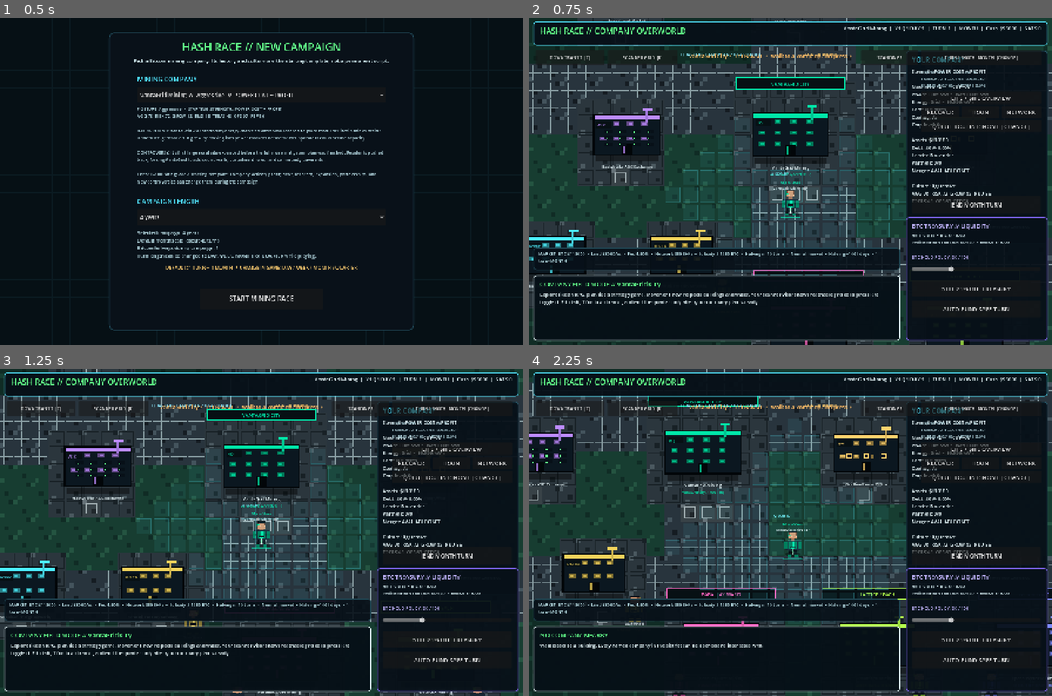
Above: before the commit, frames 1-4 (two rows, left to right).
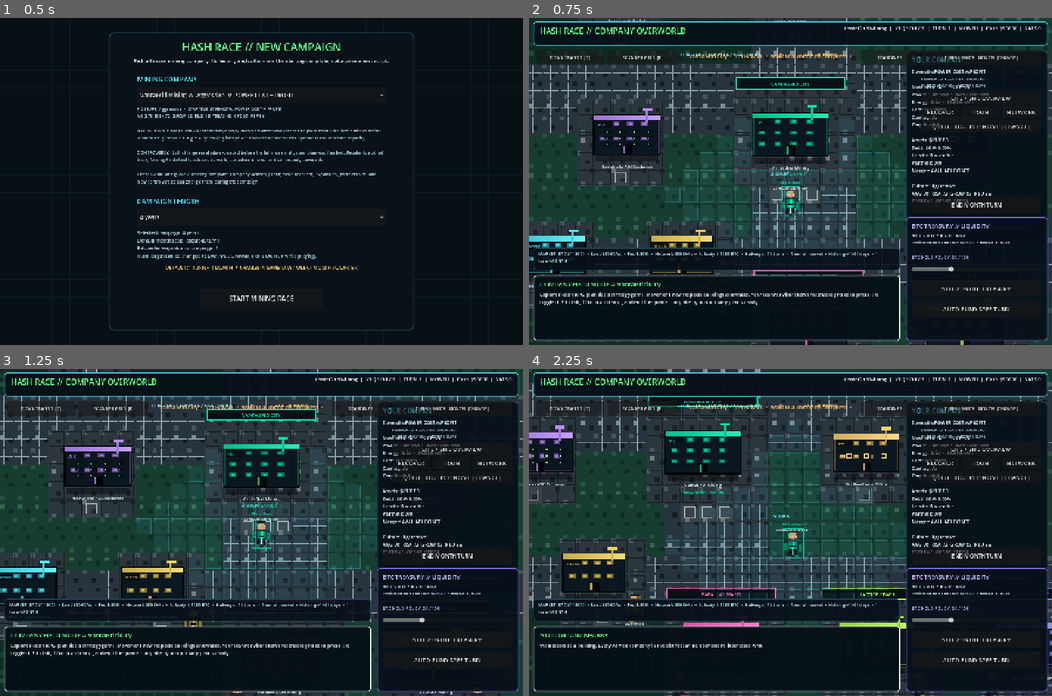
Above: after the commit, the same moments.

Repository: 1freetech/HashRace
Game: Godot game, scene res://scenes/campaign_setup.tscn
Same seed, same stepped clock (60 frames per second), same inputs: the game is played once before the commit and once after it.
Inputs (mouse positions are in pixels of both pictures, inside the frame that each line leads up to):
- Up to frame 1 (0.5 s): no input
- Up to frame 2 (0.75 s): click "START MINING RACE" at 0.5 s
- Up to frame 3 (1.25 s): no input
- Up to frame 4 (2.25 s): tap E at 1.25, 1.35, 2 s; move the mouse to (905, 516) at 1.27 s; hold D 1.28-2.03 s; click (905, 516) at 1.42 s; tap Space at 1.52 s; move the mouse to (685, 548) at 2.02 s; hold S from 2.03 s (still down); tap Enter at 2.1 s

Frame 1 is identical in both runs. In frame 2, 4.0% of the frame differs, in the area x 0-100%, y 0-100%; in frame 3, 3.6%; in frame 4, 4.0%.

Commit message:
Hash Race v0.030 adds a nine-source 2D visual stack. The pixel world now has procedural terrain variation, crisp lines, zoom-stable strokes, shaded quads, polygon cooling fans, layered outlines, and subtle pixel-snapped character motion while keeping mining economics and existing pass/fail rules unchanged.

Diff:
--- a/Godot/scripts/validate_overworld.gd
+++ b/Godot/scripts/validate_overworld.gd
@@ -31,6 +31,7 @@
         "debug_company_rep_count", "debug_partner_rep_count", "debug_town_count", "debug_player_rep_name",
         "debug_has_land_market", "debug_grid_navigation_ready", "debug_grid_path_exists",
         "debug_gbc_map_ready", "debug_gbc_road_tiles", "debug_tile_ops_changed",
+        "debug_visual_stack_ready", "debug_visual_reference_count",
         "debug_rpg_collision_ready", "debug_scanner_reachable_count", "debug_rep_animation_state",
         "debug_range_limited_path_exists", "debug_company_personality_ready", "debug_rival_personality_count",
         "debug_personality_ratings_in_range", "debug_culture_effects_ready", "debug_culture_effects_are_material",
@@ -76,6 +77,12 @@
         return
     if int(scene.call("debug_tile_ops_changed")) <= 0:
         _fail("ported tilemap operations did not modify the live map")
+        return
+    if not bool(scene.call("debug_visual_stack_ready")):
+        _fail("nine-source 2D visual stack contract failed")
+        return
+    if int(scene.call("debug_visual_reference_count")) != 9:
+        _fail("expected exactly nine 2D visual reference techniques")
         return
     if not bool(scene.call("debug_rpg_collision_ready")):
         _fail("RPG collision grid does not recognize a blocked world cell")
@@ -146,5 +153,5 @@
         _fail("confirmed turn settlement did not advance the turn")
         return
 
-    print("HASH RACE OVERWORLD PASS: live world initialized with collision-safe movement, scanner navigation, ten mining towns, external partner firms, 0-100 company personalities, material cu …(144 unchanged characters)…
+    print("HASH RACE OVERWORLD PASS: live world initialized with collision-safe movement, scanner navigation, ten mining towns, external partner firms, nine-source 2D visual stack, 0-100 company personalities, material cu …(144 unchanged characters)…
     quit(0)
--- /dev/null
+++ b/Godot/scripts/visual_reference_stack.gd
@@ -0,0 +1,96 @@
+extends RefCounted
+
+# Hash Race v0.030 visual-reference utility.
+# Each helper independently adapts one small, general 2D rendering technique
+# observed in the listed upstream projects. No third-party runtime is bundled.
+# Spine and Luxor are treated as concept references only because GitHub does not
+# report a standard SPDX license for those repositories.
+
+const SOURCE_COUNT: int = 9
+const SOURCE_KEYS := [
+	"pixijs_round_pixels",
+	"graphite_procedural_texture",
+	"twojs_screen_stroke",
+	"zrender_subpixel_line",
+	"galacean_lerp",
+	"spine_mix_concept",
+	"simple2d_colored_quad",
+	"luxor_regular_polygon_concept",
+	"vger_layered_stroke",
+]
+
+# PixiJS element: round render positions to whole pixels for crisp sprites.
+static func snap_to_pixel(pos: Vector2) -> Vector2:
+	return Vector2(round(pos.x), round(pos.y))
+
+# Graphite element: deterministic procedural texture/noise variation.
+static func procedural_noise(cell: Vector2i, seed: int = 0) -> float:
+	var hashed: int = absi(cell.x * 92821 + cell.y * 68917 + seed * 31337)
+	return float(hashed % 1009) / 1008.0
+
+# Two.js element: keep a visual stroke approximately constant on screen even
+# when the world camera zoom changes.
+static func constant_screen_stroke(screen_width: float, camera_zoom: float) -> float:
+	return maxf(1.0, screen_width / maxf(absf(camera_zoom), 0.001))
+
+# zrender element: shift odd-width lines to a half-pixel boundary so horizontal
+# and vertical marks remain crisp rather than being blurred across two pixels.
+static func crisp_line(from: Vector2, to: Vector2, width: float) -> PackedVector2Array:
+	var rounded_width: int = maxi(1, int(round(width)))
+	var offset: float = 0.5 if rounded_width % 2 == 1 else 0.0
+	return PackedVector2Array([
+		Vector2(floor(from.x) + offset, floor(from.y) + offset),
+		Vector2(floor(to.x) + offset, floor(to.y) + offset),
+	])
+
+# Galacean element: explicit linear interpolation, used for visible light and
+# pose transitions.
+static func lerp_number(start: float, end: float, t: float) -> float:
+	var blend: float = clampf(t, 0.0, 1.0)
+	return start + (end - start) * blend
+
+# Spine runtime concept only: normalized mix time. This is an independent
+# implementation of the general animation-blending idea; no Spine code is copied.
+static func mix_alpha(elapsed: float, duration: float) -> float:
+	if duration <= 0.0:
+		return 1.0
+	return clampf(elapsed / duration, 0.0, 1.0)
+
+# Simple2D element: a quad rendered from four vertices with per-corner colors.
+static func quad_points(rect: Rect2) -> PackedVector2Array:
+	return PackedVector2Array([
+		rect.position,
+		rect.position + Vector2(rect.size.x, 0.0),
+		rect.end,
+		rect.position + Vector2(0.0, rect.size.y),
+	])
+
+static func quad_colors(start: Color, end: Color) -> PackedColorArray:
+	return PackedColorArray([start, end, end, start])
+
+# Luxor element concept: construct a regular n-gon from radius, side count and
+# orientation. This is independently implemented geometry, not copied source.
+static func regular_polygon(center: Vector2, radius: float, sides: int, orientation: float = 0.0) -> PackedVector2Array:
+	var count: int = maxi(3, sides)
+	var points := PackedVector2Array()
+	for i in range(count):
+		var angle: float = orientation + TAU * float(i) / float(count)
+		points.append(center + Vector2(cos(angle), sin(angle)) * radius)
+	return points
+
+# Vger element: layered fill/stroke presentation. The actual CanvasItem drawing
+# stays in world_gbc.gd; this helper returns the inset rectangle for the second
+# stroke so the style remains consistent.
+static func inner_stroke_rect(rect: Rect2, gap: float) -> Rect2:
+	return rect.grow(-maxf(1.0, gap))
+
+static func source_contract_ready() -> bool:
+	var snapped: Vector2 = snap_to_pixel(Vector2(1.4, 2.6))
+	var polygon: PackedVector2Array = regular_polygon(Vector2.ZERO, 10.0, 6)
+	var noise: float = procedural_noise(Vector2i(7, 11), 3)
+	return SOURCE_KEYS.size() == SOURCE_COUNT \
+		and snapped == Vector2(1.0, 3.0) \
+		and polygon.size() == 6 \
+		and noise >= 0.0 and noise <= 1.0 \
+		and is_equal_approx(lerp_number(0.0, 10.0, 0.5), 5.0) \
+		and is_equal_approx(mix_alpha(0.5, 1.0), 0.5)
--- a/Godot/scripts/world_gbc.gd
+++ b/Godot/scripts/world_gbc.gd
@@ -7,6 +7,7 @@
 
 const GBPaint = preload("res://scripts/gbstudio_paint.gd")
 const TileOps = preload("res://scripts/tilemap_studio_ops.gd")
+const VisualStack = preload("res://scripts/visual_reference_stack.gd")
 
 const ART_TILE_SIZE: float = 48.0
 const TILE_GRASS: int = 0
@@ -46,7 +47,7 @@
 	_build_art_tilemap()
 	_open_message(
 		"PIXEL GRID ONLINE // %s" % _current_town_name(),
-		"Hash Race now uses a tile-built company world. Roads, lots, water and grass are aligned to a Game Boy-style grid while the business simulation remains modern. Walk with WASD/arrows, click open gro …(62 unchanged characters)…
+		"Hash Race now uses a tile-built company world with a nine-source 2D visual stack. Roads, lots, water and grass stay aligned to the pixel grid while facilities, props and representatives gain sharper outlines, richer shading and motion. Walk with WASD/arrows, click open gro …(62 unchanged characters)…
 	)
 	queue_redraw()
 
@@ -109,7 +110,7 @@
 		_draw_entity(entity, i)
 	_draw_rep()
 	draw_string(ThemeDB.fallback_font, Vector2(1110.0, 278.0), "HASH RACE // PIXEL TECH CORRIDOR", HORIZONTAL_ALIGNMENT_LEFT, -1, 25, Color("d5fbff"))
-	draw_string(ThemeDB.fallback_font, Vector2(1110.0, 306.0), "GRID TOWNS • ASIC MARKETS • POWER • CAPITAL", HORIZONTAL_ALIGNMENT_LEFT, -1, 11, Color("77b9c4"))
+	draw_string(ThemeDB.fallback_font, Vector2(1110.0, 306.0), "GRID TOWNS • ASIC MARKETS • POWER • CAPITAL • 2D STACK", HORIZONTAL_ALIGNMENT_LEFT, -1, 11, Color("77b9c4"))
 
 func _draw_pixel_tile_world() -> void:
 	if not gbc_map_ready:
@@ -125,7 +126,7 @@
 			_draw_art_tile(Vector2i(x, y), int(art_cells.get(Vector2i(x, y), TILE_GRASS)))
 
 func _draw_art_tile(cell: Vector2i, tile_id: int) -> void:
-	var p: Vector2 = Vector2(float(cell.x) * ART_TILE_SIZE, float(cell.y) * ART_TILE_SIZE)
+	var p: Vector2 = VisualStack.snap_to_pixel(Vector2(float(cell.x) * ART_TILE_SIZE, float(cell.y) * ART_TILE_SIZE))
 	var rect: Rect2 = Rect2(p, Vector2(ART_TILE_SIZE + 1.0, ART_TILE_SIZE + 1.0))
 	var c0: Color = GBC_GRASS_0
 	var c1: Color = GBC_GRASS_1
@@ -146,24 +147,29 @@
 			pass
 
 	draw_rect(rect, c1, true)
-	# Four-shade pixel texture: deterministic and intentionally chunky.
+	# Graphite-inspired procedural variation removes obvious checker repetition
+	# while staying deterministic for every logical tile.
 	var mini: float = ART_TILE_SIZE / 4.0
-	if (cell.x + cell.y) % 2 == 0:
+	var noise_value: float = VisualStack.procedural_noise(cell, tile_id * 19 + 7)
+	if noise_value < 0.34:
 		draw_rect(Rect2(p + Vector2(0.0, 0.0), Vector2(mini, mini)), c2, true)
 		draw_rect(Rect2(p + Vector2(mini * 2.0, mini * 2.0), Vector2(mini, mini)), c0, true)
-	else:
+	elif noise_value < 0.67:
 		draw_rect(Rect2(p + Vector2(mini * 3.0, 0.0), Vector2(mini, mini)), c0, true)
 		draw_rect(Rect2(p + Vector2(mini, mini * 3.0), Vector2(mini, mini)), c2, true)
+	else:
+		draw_rect(Rect2(p + Vector2(mini, mini), Vector2(mini, mini)), c3.darkened(0.12), true)
+		draw_rect(Rect2(p + Vector2(mini * 3.0, mini * 2.0), Vector2(mini, mini)), c0, true)
 
 	if tile_id == TILE_ROAD:
 		_draw_road_connections(cell, p, c3)
 	elif tile_id == TILE_WATER:
-		draw_line(p + Vector2(8.0, 15.0), p + Vector2(28.0, 15.0), c3, 3.0)
-		draw_line(p + Vector2(20.0, 34.0), p + Vector2(43.0, 34.0), c2, 3.0)
+		_draw_crisp_line(p + Vector2(8.0, 15.0), p + Vector2(28.0, 15.0), c3, 3.0)
+		_draw_crisp_line(p + Vector2(20.0, 34.0), p + Vector2(43.0, 34.0), c2, 3.0)
 	elif tile_id == TILE_LOT:
-		draw_rect(Rect2(p + Vector2(4.0, 4.0), Vector2(40.0, 40.0)), c0, false, 2.0)
+		draw_rect(Rect2(p + Vector2(4.0, 4.0), Vector2(40.0, 40.0)), c0, false, _screen_stroke(2.0))
 	elif tile_id == TILE_PLAZA:
-		draw_rect(Rect2(p + Vector2(10.0, 10.0), Vector2(28.0, 28.0)), c3, false, 2.0)
+		draw_rect(Rect2(p + Vector2(10.0, 10.0), Vector2(28.0, 28.0)), c3, false, _screen_stroke(2.0))
 
 func _draw_road_connections(cell: Vector2i, p: Vector2, marking: Color) -> void:
 	var center: Vector2 = p + Vector2(ART_TILE_SIZE * 0.5, ART_TILE_SIZE * 0.5)
@@ -172,32 +178,51 @@
 	var up_road: bool = int(art_cells.get(cell + Vector2i.UP, -1)) == TILE_ROAD
 	var down_road: bool = int(art_cells.get(cell + Vector2i.DOWN, -1)) == TILE_ROAD
 	if left_road or right_road:
-		draw_line(center + Vector2(-22.0, 0.0), center + Vector2(22.0, 0.0), marking, 2.0)
+		_draw_crisp_line(center + Vector2(-22.0, 0.0), center + Vector2(22.0, 0.0), marking, 2.0)
 	if up_road or down_road:
-		draw_line(center + Vector2(0.0, -22.0), center + Vector2(0.0, 22.0), marking, 2.0)
+		_draw_crisp_line(center + Vector2(0.0, -22.0), center + Vector2(0.0, 22.0), marking, 2.0)
 	if not (left_road or right_road or up_road or down_road):
 		draw_rect(Rect2(center - Vector2(3.0, 3.0), Vector2(6.0, 6.0)), marking, true)
 
 func _draw_pixel_town_labels() -> void:
 	for raw_zone in town_zones:
 		var zone: Dictionary = raw_zone
-		var center: Vector2 = zone["center"]
+		var center: Vector2 = VisualStack.snap_to_pixel(zone["center"])
 		var profile_idx: int = int(zone["profile_idx"])
 		var accent: Color = COMPANY_ACCENTS[profile_idx]
 		var sign_rect: Rect2 = Rect2(center + Vector2(-150.0, -170.0), Vector2(300.0, 30.0))
-		draw_rect(sign_rect, GBC_INK, true)
-		draw_rect(sign_rect, accent, false, 3.0)
+		_draw_layered_stroke_rect(sign_rect, GBC_INK, accent, accent.darkened(0.55), 3.0)
 		draw_string(ThemeDB.fallback_font, center + Vector2(-142.0, -148.0), String(zone["town"]).to_upper(), HORIZONTAL_ALIGNMENT_CENTER, 284.0, 13, accent)
 
 func _draw_world_props_pixel() -> void:
-	# Solar field: repeated pixel modules.
+	# Simple2D-inspired colored quads give the solar field readable light falloff.
 	for row in range(2):
 		for col in range(5):
-			var p: Vector2 = Vector2(2130.0 + float(col) * 48.0, 245.0 + float(row) * 38.0)
-			draw_rect(Rect2(p, Vector2(38.0, 26.0)), Color("0c2030"), true)
-			draw_rect(Rect2(p + Vector2(4.0, 4.0), Vector2(30.0, 18.0)), Color("245985"), true)
-			draw_line(p + Vector2(19.0, 4.0), p + Vector2(19.0, 22.0), Color("61a8cf"), 2.0)
-	# Substation pylons become chunky readable silhouettes.
+			var p: Vector2 = VisualStack.snap_to_pixel(Vector2(2130.0 + float(col) * 48.0, 245.0 + float(row) * 38.0))
+			var panel_rect := Rect2(p, Vector2(38.0, 26.0))
+			draw_polygon(VisualStack.quad_points(panel_rect), VisualStack.quad_colors(Color("122d45"), Color("367eb0")))
+			draw_rect(panel_rect, Color("071018"), false, _screen_stroke(2.0))
+			_draw_crisp_line(p + Vector2(19.0, 4.0), p + Vector2(19.0, 22.0), Color("76c1e2"), 2.0)
+			_draw_crisp_line(p + Vector2(4.0, 13.0), p + Vector2(34.0, 13.0), Color("4b94bc"), 1.0)
+
+	# Luxor regular-polygon concept + Galacean lerp + Spine-style mix concept:
+	# animated octagonal cooling fans make the industrial campus feel alive.
+	var cycle: float = fmod(float(Time.get_ticks_msec()), 900.0)
+	var mirrored: float = cycle if cycle <= 450.0 else 900.0 - cycle
+	var mix: float = VisualStack.mix_alpha(mirrored, 450.0)
+	var glow_alpha: float = VisualStack.lerp_number(0.42, 0.95, mix)
+	for center in [Vector2(2200.0, 760.0), Vector2(2270.0, 760.0), Vector2(2340.0, 760.0)]:
+		var fan_center: Vector2 = VisualStack.snap_to_pixel(center)
+		var housing: PackedVector2Array = VisualStack.regular_polygon(fan_center, 27.0, 8, PI / 8.0)
+		draw_colored_polygon(housing, Color("132832"))
+		_draw_polygon_outline(housing, Color("4b7380"), 2.0)
+		for blade in range(4):
+			var angle: float = mix * TAU + float(blade) * PI / 2.0
+			var tip: Vector2 = fan_center + Vector2(cos(angle), sin(angle)) * 18.0
+			_draw_crisp_line(fan_center, tip, Color(0.32, 0.88, 1.0, glow_alpha), 3.0)
+		draw_circle(fan_center, 4.0, Color("071018"))
+
+	# Substation pylons become chunky readable silhouettes with crisp conductors.
 	for x in [660.0, 760.0, 1760.0, 1860.0]:
 		draw_rect(Rect2(x - 5.0, 700.0, 10.0, 80.0), Color("6f8188"), true)
 		draw_rect(Rect2(x - 22.0, 720.0, 44.0, 8.0), Color("98a7aa"), true)
@@ -205,8 +230,14 @@
 		draw_rect(Rect2(x + 11.0, 732.0, 7.0, 7.0), Color("ffbd66"), true)
 
 func _draw_tech_rep(pos: Vector2, accent: Color, scanner: String, is_player: bool) -> void:
-	# Original 4-shade pixel-techwear sprite. Each block is deliberately aligned
-	# to a small pixel grid so the character reads like a handheld-era RPG sprite.
+	# PixiJS-style pixel snapping keeps the sprite crisp. Galacean-style lerp and
+	# a Spine-inspired normalized mix create a tiny breathing/step transition.
+	var cycle: float = fmod(float(Time.get_ticks_msec()), 600.0)
+	var mirrored: float = cycle if cycle <= 300.0 else 600.0 - cycle
+	var pose_mix: float = VisualStack.mix_alpha(mirrored, 300.0)
+	var bob: float = round(VisualStack.lerp_number(0.0, -2.0, pose_mix))
+	var step: int = int(round(VisualStack.lerp_number(0.0, 1.0, pose_mix)))
+	var draw_pos: Vector2 = VisualStack.snap_to_pixel(pos + Vector2(0.0, bob))
 	var px: float = 4.0
 	var skin0: Color = Color("7b4c38")
 	var skin1: Color = Color("a86f52")
@@ -215,36 +246,37 @@
 	var cloth1: Color = Color("172633")
 	var cloth2: Color = accent.darkened(0.45)
 	var cloth3: Color = accent
-	draw_ellipse_shadow(pos + Vector2(0.0, 31.0), 20.0, 7.0)
-
-	# Boots / legs.
-	_draw_px(pos, -3, 4, 2, 5, px, cloth0)
-	_draw_px(pos, 1, 4, 2, 5, px, cloth0)
-	_draw_px(pos, -4, 8, 3, 2, px, cloth2)
-	_draw_px(pos, 1, 8, 3, 2, px, cloth2)
+	draw_ellipse_shadow(VisualStack.snap_to_pixel(pos + Vector2(0.0, 31.0)), 20.0, 7.0)
+
+	# Boots / legs alternate by one pixel-grid row for subtle motion.
+	_draw_px(draw_pos, -3, 4, 2, 5, px, cloth0)
+	_draw_px(draw_pos, 1, 4, 2, 5, px, cloth0)
+	_draw_px(draw_pos, -4, 8 + step, 3, 2, px, cloth2)
+	_draw_px(draw_pos, 1, 9 - step, 3, 2, px, cloth2)
 	# Jacket / shoulders.
-	_draw_px(pos, -5, -2, 10, 7, px, cloth1)
-	_draw_px(pos, -6, -1, 2, 5, px, cloth2)
-	_draw_px(pos, 4, -1, 2, 5, px, cloth2)
-	_draw_px(pos, -3, -1, 6, 5, px, cloth2)
-	_draw_px(pos, 0, -1, 1, 5, px, cloth3)
-	_draw_px(pos, -2, 2, 4, 1, px, cloth0)
+	_draw_px(draw_pos, -5, -2, 10, 7, px, cloth1)
+	_draw_px(draw_pos, -6, -1 + step, 2, 5, px, cloth2)
+	_draw_px(draw_pos, 4, step, 2, 5, px, cloth2)
+	_draw_px(draw_pos, -3, -1, 6, 5, px, cloth2)
+	_draw_px(draw_pos, 0, -1, 1, 5, px, cloth3)
+	_draw_px(draw_pos, -2, 2, 4, 1, px, cloth0)
 	# Neck/head/hair.
-	_draw_px(pos, -1, -4, 2, 2, px, skin1)
-	_draw_px(pos, -3, -8, 6, 5, px, skin2)
-	_draw_px(pos, -3, -8, 6, 1, px, cloth0)
-	_draw_px(pos, -3, -7, 1, 2, px, skin0)
-	_draw_px(pos, 2, -7, 1, 2, px, skin0)
+	_draw_px(draw_pos, -1, -4, 2, 2, px, skin1)
+	_draw_px(draw_pos, -3, -8, 6, 5, px, skin2)
+	_draw_px(draw_pos, -3, -8, 6, 1, px, cloth0)
+	_draw_px(draw_pos, -3, -7, 1, 2, px, skin0)
+	_draw_px(draw_pos, 2, -7, 1, 2, px, skin0)
 	# Scanner visor on requested eye.
 	var lens_x: int = -3 if scanner == "left" else 1
-	_draw_px(pos, lens_x, -6, 2, 1, px, cloth3)
-	_draw_px(pos, -4 if scanner == "left" else 3, -7, 1, 3, px, cloth2)
+	_draw_px(draw_pos, lens_x, -6, 2, 1, px, cloth3)
+	_draw_px(draw_pos, -4 if scanner == "left" else 3, -7, 1, 3, px, cloth2)
 	# Tiny face highlight and belt badge.
-	_draw_px(pos, -1, -5, 1, 1, px, Color("f0c09a"))
-	_draw_px(pos, 2, -5, 1, 1, px, Color("f0c09a"))
-	_draw_px(pos, -1, 3, 2, 1, px, cloth3)
+	_draw_px(draw_pos, -1, -5, 1, 1, px, Color("f0c09a"))
+	_draw_px(draw_pos, 2, -5, 1, 1, px, Color("f0c09a"))
+	_draw_px(draw_pos, -1, 3, 2, 1, px, cloth3)
 	if is_player:
-		draw_rect(Rect2(pos + Vector2(-28.0, -39.0), Vector2(56.0, 82.0)), Color(accent.r, accent.g, accent.b, 0.65), false, 2.0)
+		var player_rect := Rect2(draw_pos + Vector2(-28.0, -39.0), Vector2(56.0, 82.0))
+		_draw_layered_stroke_rect(player_rect, Color(0.0, 0.0, 0.0, 0.0), Color(accent.r, accent.g, accent.b, 0.72), Color(accent.r, accent.g, accent.b, 0.28), 2.0)
 
 func _draw_px(origin: Vector2, gx: int, gy: int, gw: int, gh: int, px: float, color: Color) -> void:
 	draw_rect(Rect2(origin + Vector2(float(gx) * px, float(gy) * px), Vector2(float(gw) * px, float(gh) * px)), color, true)
@@ -288,7 +320,7 @@
 	_draw_pixel_facility(pos, Vector2(180.0, 104.0), accent, 2, "MW")
 	for x in [-48.0, 0.0, 48.0]:
 		draw_rect(Rect2(pos + Vector2(x - 12.0, -16.0), Vector2(24.0, 24.0)), Color("101820"), true)
-		draw_rect(Rect2(pos + Vector2(x - 6.0, -10.0), Vector2(12.0, 12.0)), accent, false, 3.0)
+		draw_rect(Rect2(pos + Vector2(x - 6.0, -10.0), Vector2(12.0, 12.0)), accent, false, _screen_stroke(3.0))
 	draw_string(ThemeDB.fallback_font, pos + Vector2(-110.0, 78.0), String(entity["name"]), HORIZONTAL_ALIGNMENT_CENTER, 220.0, 11, WHITE)
 
 func _draw_bank_building(entity: Dictionary, idx: int) -> void:
@@ -307,17 +339,20 @@
 	_draw_pixel_facility(pos, Vector2(166.0, 102.0), accent, 2, "LAND")
 	for gx in range(3):
 		for gy in range(2):
-			draw_rect(Rect2(pos + Vector2(-46.0 + float(gx) * 34.0, -18.0 + float(gy) * 25.0), Vector2(24.0, 15.0)), accent.darkened(0.55), false, 2.0)
+			draw_rect(Rect2(pos + Vector2(-46.0 + float(gx) * 34.0, -18.0 + float(gy) * 25.0), Vector2(24.0, 15.0)), accent.darkened(0.55), false, _screen_stroke(2.0))
 	draw_string(ThemeDB.fallback_font, pos + Vector2(-106.0, 76.0), String(entity["name"]), HORIZONTAL_ALIGNMENT_CENTER, 212.0, 11, WHITE)
 
 func _draw_pixel_facility(pos: Vector2, size_value: Vector2, accent: Color, floors: int, badge: String) -> void:
-	var left: float = pos.x - size_value.x * 0.5
-	var top: float = pos.y - size_value.y * 0.62
+	var snapped_pos: Vector2 = VisualStack.snap_to_pixel(pos)
+	var left: float = snapped_pos.x - size_value.x * 0.5
+	var top: float = snapped_pos.y - size_value.y * 0.62
 	var body: Rect2 = Rect2(left, top, size_value.x, size_value.y)
-	draw_rect(Rect2(pos + Vector2(-size_value.x * 0.47, size_value.y * 0.42), Vector2(size_value.x * 0.94, 16.0)), Color("00000066"), true)
-	draw_rect(body, Color("0b1720"), true)
-	draw_rect(Rect2(left, top, size_value.x, 12.0), accent, true)
-	draw_rect(body, Color("020609"), false, 4.0)
+	draw_rect(Rect2(snapped_pos + Vector2(-size_value.x * 0.47, size_value.y * 0.42), Vector2(size_value.x * 0.94, 16.0)), Color("00000066"), true)
+	# Vger-inspired layered stroke and Simple2D-style roof gradient make every
+	# facility read as a distinct pixel building instead of a flat rectangle.
+	_draw_layered_stroke_rect(body, Color("0b1720"), Color("020609"), accent.darkened(0.58), 4.0)
+	var roof_rect := Rect2(left, top, size_value.x, 14.0)
+	draw_polygon(VisualStack.quad_points(roof_rect), VisualStack.quad_colors(accent.darkened(0.18), accent.lightened(0.16)))
 	var floor_h: float = (size_value.y - 28.0) / float(maxi(floors, 1))
 	for floor_idx in range(floors):
 		var fy: float = top + 18.0 + float(floor_idx) * floor_h
@@ -326,12 +361,37 @@
 			draw_rect(Rect2(wx, fy, 18.0, 12.0), accent.darkened(0.48), true)
 			draw_rect(Rect2(wx + 4.0, fy + 3.0, 10.0, 6.0), Color(accent.r, accent.g, accent.b, 0.72), true)
 	# Door and rooftop tech mast.
-	draw_rect(Rect2(pos + Vector2(-14.0, size_value.y * 0.12), Vector2(28.0, size_value.y * 0.27)), Color("020609"), true)
-	draw_rect(Rect2(pos + Vector2(-11.0, size_value.y * 0.15), Vector2(7.0, size_value.y * 0.20)), accent.darkened(0.25), true)
-	draw_rect(Rect2(pos + Vector2(size_value.x * 0.28, -size_value.y * 0.76), Vector2(6.0, 35.0)), accent.darkened(0.15), true)
-	draw_rect(Rect2(pos + Vector2(size_value.x * 0.23, -size_value.y * 0.80), Vector2(26.0, 7.0)), accent, true)
+	draw_rect(Rect2(snapped_pos + Vector2(-14.0, size_value.y * 0.12), Vector2(28.0, size_value.y * 0.27)), Color("020609"), true)
+	draw_rect(Rect2(snapped_pos + Vector2(-11.0, size_value.y * 0.15), Vector2(7.0, size_value.y * 0.20)), accent.darkened(0.25), true)
+	draw_rect(Rect2(snapped_pos + Vector2(size_value.x * 0.28, -size_value.y * 0.76), Vector2(6.0, 35.0)), accent.darkened(0.15), true)
+	draw_rect(Rect2(snapped_pos + Vector2(size_value.x * 0.23, -size_value.y * 0.80), Vector2(26.0, 7.0)), accent, true)
 	draw_rect(Rect2(left + 8.0, top + 17.0, 42.0, 18.0), GBC_INK, true)
 	draw_string(ThemeDB.fallback_font, Vector2(left + 11.0, top + 31.0), badge, HORIZONTAL_ALIGNMENT_LEFT, 36.0, 9, accent)
+
+func _screen_stroke(base_width: float) -> float:
+	var zoom_value: float = 1.0
+	if is_instance_valid(camera):
+		zoom_value = camera.zoom.x
+	return VisualStack.constant_screen_stroke(base_width, zoom_value)
+
+func _draw_crisp_line(from: Vector2, to: Vector2, color: Color, base_width: float) -> void:
+	var width: float = _screen_stroke(base_width)
+	var line: PackedVector2Array = VisualStack.crisp_line(from, to, width)
+	draw_line(line[0], line[1], color, width)
+
+func _draw_layered_stroke_rect(rect: Rect2, fill_color: Color, outer_color: Color, inner_color: Color, base_width: float) -> void:
+	draw_rect(rect, fill_color, true)
+	var outer_width: float = _screen_stroke(base_width)
+	draw_rect(rect, outer_color, false, outer_width)
+	var inner_rect: Rect2 = VisualStack.inner_stroke_rect(rect, maxf(2.0, outer_width))
+	if inner_rect.size.x > 2.0 and inner_rect.size.y > 2.0:
+		draw_rect(inner_rect, inner_color, false, _screen_stroke(1.0))
+
+func _draw_polygon_outline(points: PackedVector2Array, color: Color, base_width: float) -> void:
+	if points.size() < 2:
+		return
+	for i in range(points.size()):
+		_draw_crisp_line(points[i], points[(i + 1) % points.size()], color, base_width)
 
 func debug_gbc_map_ready() -> bool:
 	return gbc_map_ready and art_cells.size() == art_columns * art_rows
@@ -345,3 +405,9 @@
 
 func debug_tile_ops_changed() -> int:
 	return tile_ops_changed
+
+func debug_visual_stack_ready() -> bool:
+	return VisualStack.source_contract_ready()
+
+func debug_visual_reference_count() -> int:
+	return VisualStack.SOURCE_COUNT
Not shown, changed: VERSION
Not shown, added: docs/2D_VISUAL_REFERENCE_STACK.md
